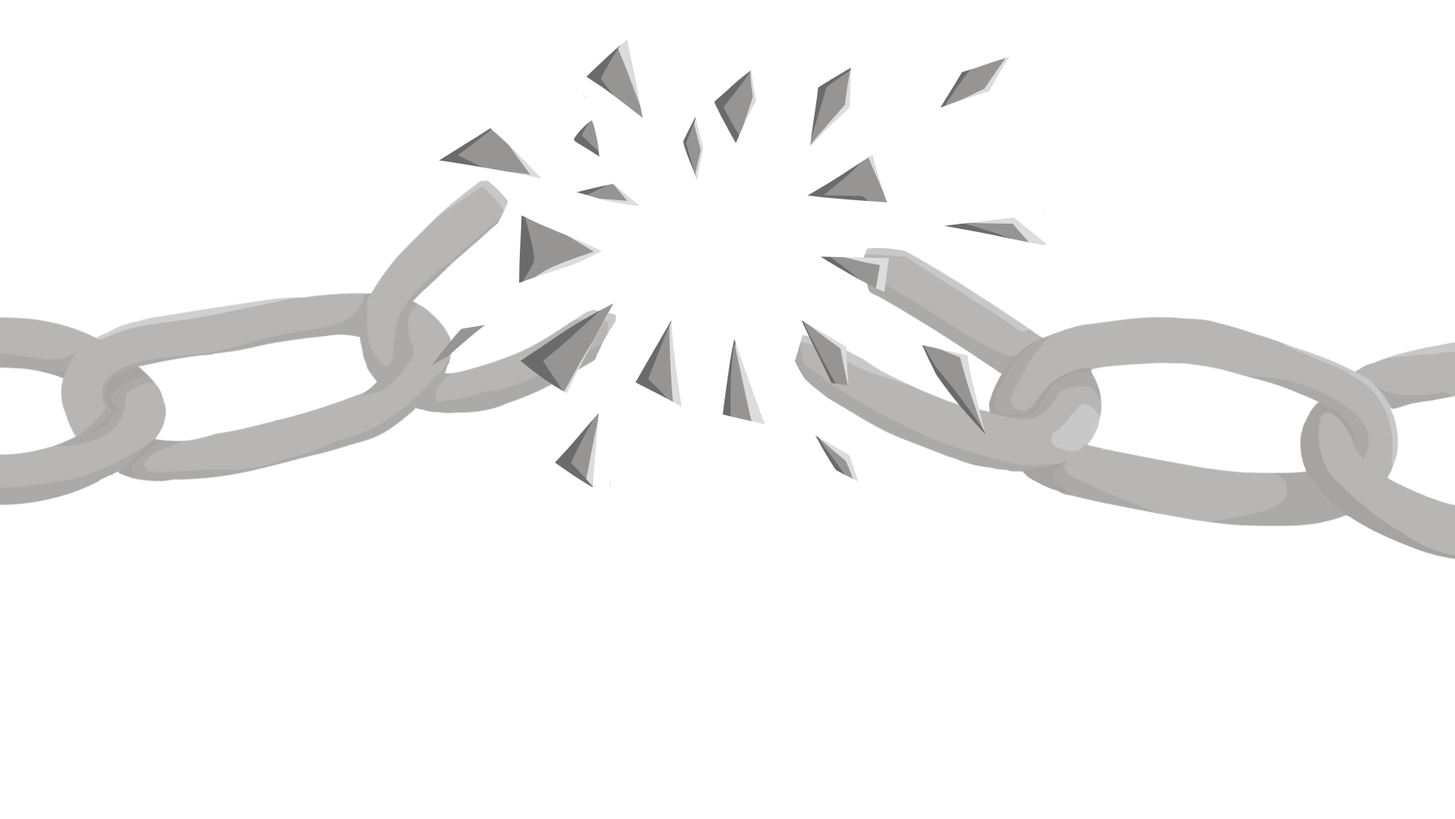
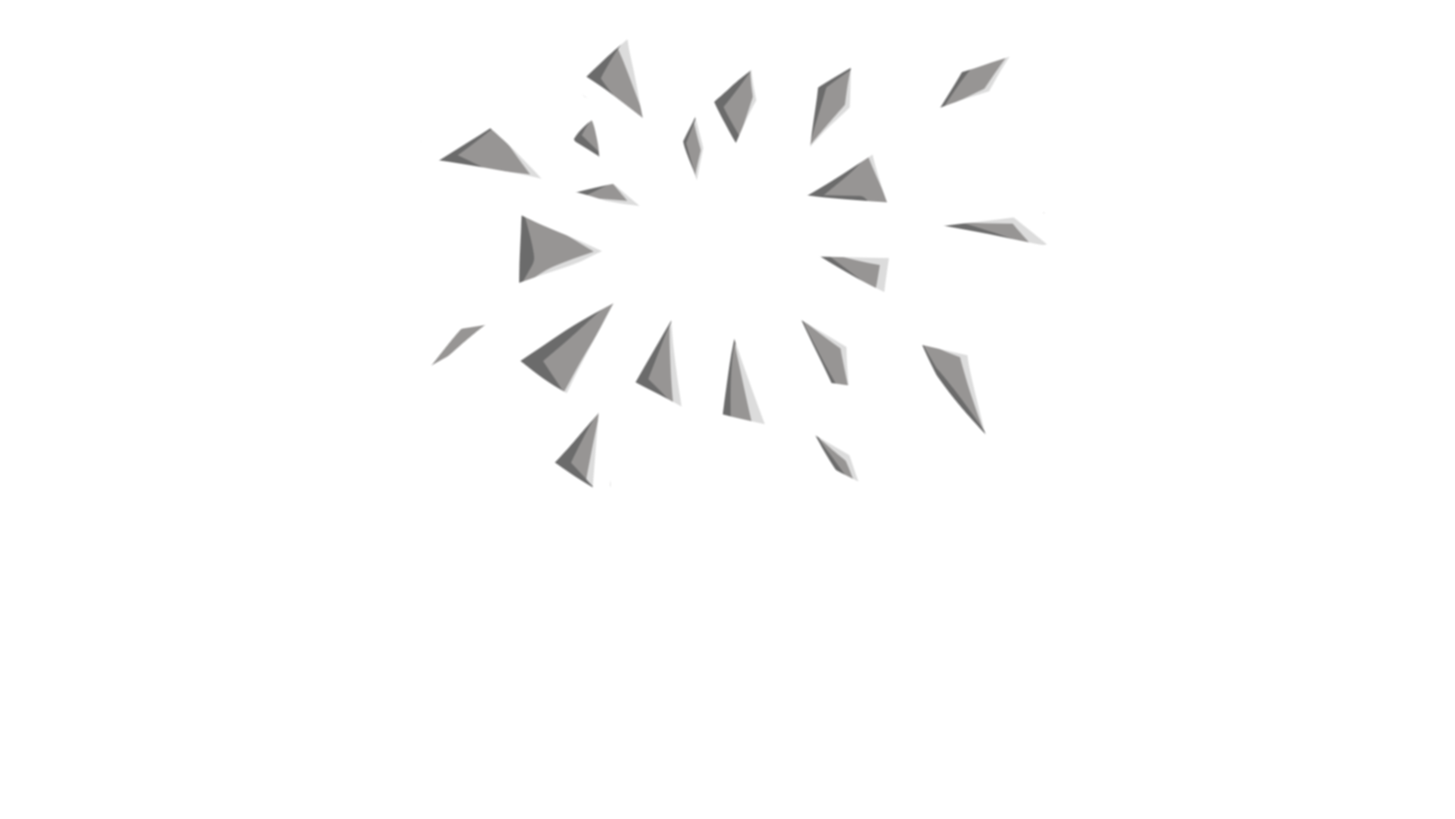
Before/after of a 1455 x 819 layered artwork. What changed in the layer stack:
added group "Group 4" with 1 layers above "Paint Layer 7 Merged" over left=194, top=38, right=1165, bottom=515
moved "Paint Layer 3" into group "Group 4", painted on it over left=194, top=38, right=1165, bottom=515
hid "Paint Layer 7 Merged", painted on it over left=0, top=38, right=1455, bottom=560
